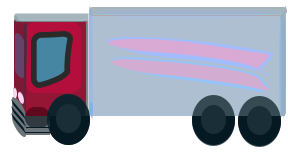
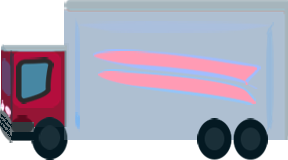
The second 288px x 160px image is a revision of the first. Changes to its layers:
moved "tire" (1st of 4) out of group "FRONT" over [31, 94, 90, 160]
painted on "tire" (3rd of 4, in "tire") over [31, 94, 90, 160]
painted on "tire" (4th of 4, in "tire") over [31, 94, 90, 160]
painted on "Layer 6" over [1, 13, 90, 127]
painted on "Sglass" over [16, 31, 73, 104]
moved "paiting" (1st of 2, in "FRONT") into group "FRONT", painted on it over [1, 15, 26, 125]
moved "paiting" (2nd of 2, in "FRONT") into group "FRONT", painted on it over [12, 22, 81, 108]
moved "Layer 7" into group "FRONT", painted on it over [1, 13, 88, 127]
added layer "tire Merged" above "luggage" over [197, 118, 268, 160]
removed group "tire" (5th of 12, in "luggage") (3 layers) from group "luggage" over [192, 94, 235, 146]
removed layer "tire" (7th of 12, in "luggage" › "tire") (was color) from group "tire" over [192, 94, 235, 145]
removed layer "tire" (8th of 12, in "luggage" › "tire") (was hard light, 75%) from group "tire" over [192, 95, 235, 146]
removed group "tire" (9th of 12, in "luggage") (3 layers) from group "luggage" over [238, 95, 281, 147]
removed layer "tire" (11th of 12, in "luggage" › "tire") (was color) from group "tire" over [238, 95, 281, 146]
removed layer "tire" (12th of 12, in "luggage" › "tire") (was hard light, 75%) from group "tire" over [238, 96, 281, 147]
painted on "Rounded Rectangle 2" (1st of 2, in "luggage") over [94, 39, 269, 85]
painted on "Rounded Rectangle 3" (1st of 2, in "luggage") over [93, 37, 273, 89]
painted on "Rounded Rectangle 2" (2nd of 2, in "luggage") over [98, 59, 268, 104]
painted on "Rounded Rectangle 3" (2nd of 2, in "luggage") over [98, 57, 268, 105]
painted on "Fshadow" (1st of 2, in "luggage") over [75, 6, 93, 132]
painted on "shadow" (1st of 2, in "luggage") over [78, 9, 283, 33]
painted on "shadow" (2nd of 2, in "luggage") over [266, 10, 286, 132]
painted on "Layer 5" over [64, 0, 288, 140]
…and 16 more changes (14 painted, 2 removed, 1 stack)
